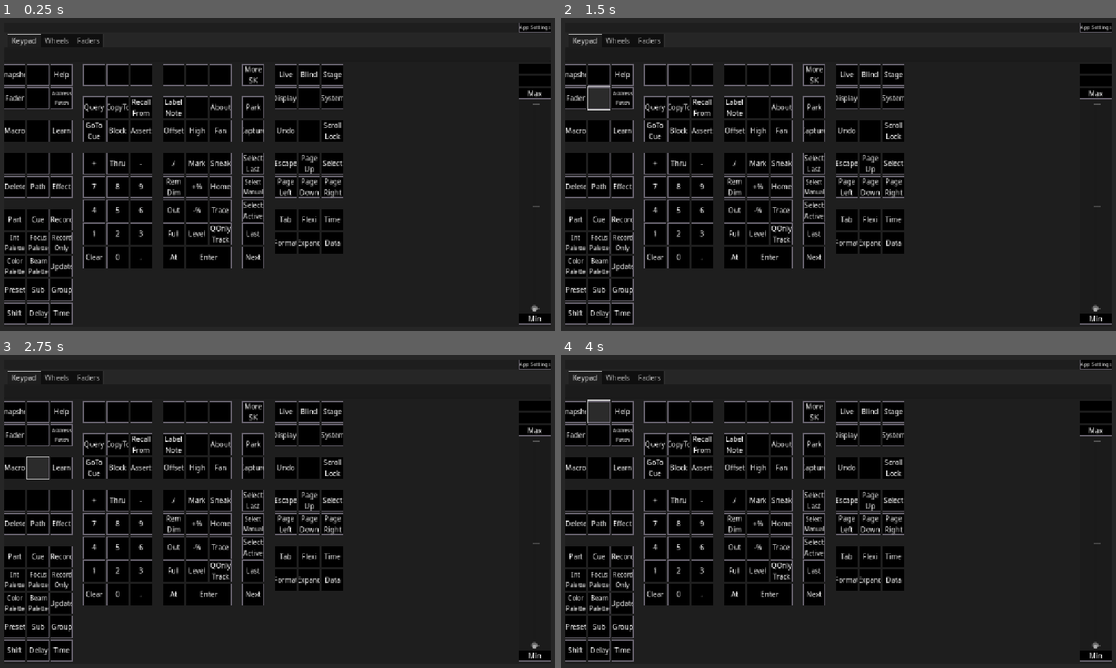
Above: before the commit, frames 1-4 (two rows, left to right).
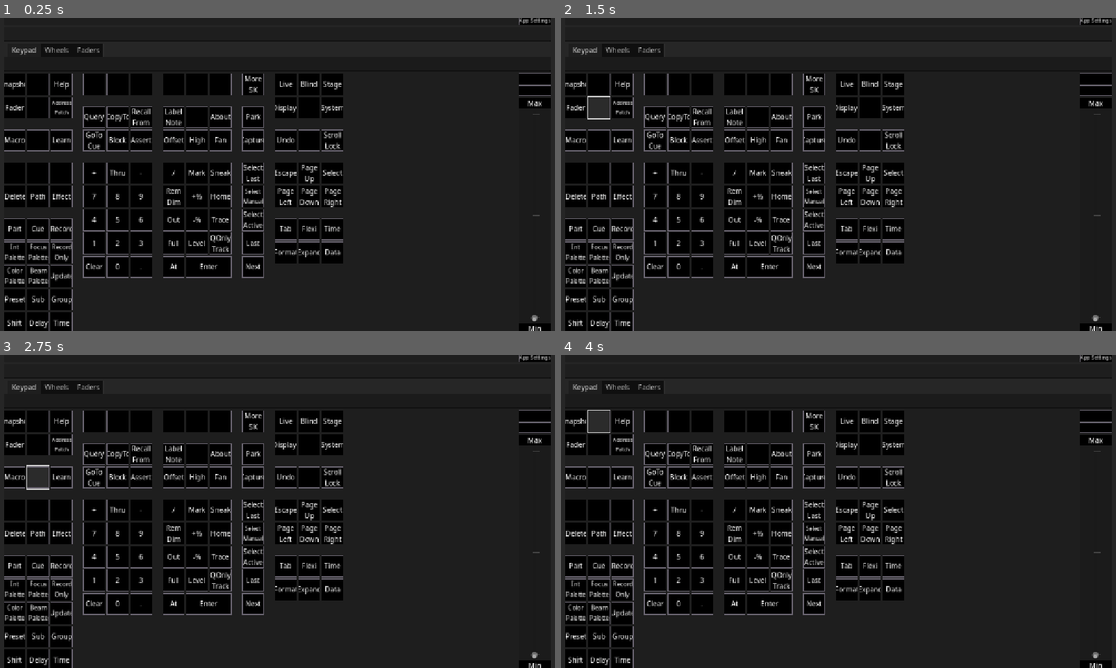
Above: after the commit, the same moments.

Repository: CoffeeCoder1/etc-eos-remote
Game: Godot game, scene res://scenes/main/main.tscn
The game is run twice, just before and just after one commit, with the same random seed, the same clock (stepped at 60 frames per second) and the same inputs.
Inputs (mouse positions are in pixels of both pictures, inside the frame that each line leads up to; where the layout moved, square brackets give the same spot in the first picture):
- Up to frame 1 (0.25 s): no input
- Up to frame 2 (1.5 s): click (599, 74) at 0.52 s; click (599, 99) at 1.27 s
- Up to frame 3 (2.75 s): click (38, 467) at 2.02 s
- Up to frame 4 (4 s): click (622, 508) [622, 498] at 2.75 s; click (599, 411) at 3.52 s

The runs differ from the first frame. In frame 1, 20% of the frame differs, in the area x 0-100%, y 0-100%; in frame 2, 20%; in frame 3, 20%; in frame 4, 20%.

Commit message:
Move the command line so it can be seen globally Doesn't look as nice but much more useful. Might find a way to move the tab bar back on top at some point.

Diff:
--- a/scenes/main/main.tscn
+++ b/scenes/main/main.tscn
@@ -6,7 +6,10 @@
 [ext_resource type="FontFile" uid="uid://dpqtehi0nif5p" path="res://assets/fonts/noto_emoji/NotoEmoji-VariableFont_wght.ttf" id="2_b1x3f"]
 [ext_resource type="PackedScene" uid="uid://cv50y2jxdoasn" path="res://scenes/panels/settings/settings.tscn" id="2_w362o"]
 [ext_resource type="PackedScene" uid="uid://5rbtyjxu8hl4" path="res://scenes/panels/wheels/wheels.tscn" id="4_jlbm2"]
+[ext_resource type="PackedScene" uid="uid://c3jfg213w48yq" path="res://scenes/elements/command_line/command_line.tscn" id="5_blune"]
 [ext_resource type="PackedScene" uid="uid://lowydp6qwkqd" path="res://scenes/panels/keypad/keypad.tscn" id="5_j6y4i"]
+[ext_resource type="Script" uid="uid://b2a32y5nqe6rt" path="res://scenes/elements/regex_syntax_highlighter/regex_highlight_symbol.gd" id="6_th5th"]
+[ext_resource type="Script" uid="uid://c58tchciwtatl" path="res://scenes/elements/regex_syntax_highlighter/regex_syntax_highlighter.gd" id="7_7smn1"]
 [ext_resource type="PackedScene" uid="uid://cv557earf34nf" path="res://scenes/panels/faders/faders.tscn" id="7_ecdne"]
 
 [sub_resource type="StyleBoxFlat" id="StyleBoxFlat_5n5nr"]
@@ -96,6 +99,21 @@
 
 [sub_resource type="StyleBoxEmpty" id="StyleBoxEmpty_hoj37"]
 
+[sub_resource type="Resource" id="Resource_6kiq1"]
+script = ExtResource("6_th5th")
+pattern = "((LIVE)|(BLIND)|(Patch Channel))((Cue)|(Staging Mode)|(Park)|(Preset)|(Event)|(Magic Sheet)|\\s|:)*:"
+color = Color(0.695503, 0.695503, 0.695503, 1)
+
+[sub_resource type="Resource" id="Resource_0r15m"]
+script = ExtResource("6_th5th")
+pattern = "(Error:).+"
+color = Color(1, 0, 0, 1)
+
+[sub_resource type="SyntaxHighlighter" id="SyntaxHighlighter_raeie"]
+script = ExtResource("7_7smn1")
+patterns = Array[ExtResource("6_th5th")]([SubResource("Resource_6kiq1"), SubResource("Resource_0r15m")])
+default_color = Color(1, 1, 1, 1)
+
 [node name="Main" type="Control"]
 layout_mode = 3
 anchors_preset = 15
@@ -148,6 +166,10 @@
 size_flags_horizontal = 10
 text = "App Settings"
 
+[node name="CommandLine" parent="PanelContainer/MarginContainer/VBoxContainer" instance=ExtResource("5_blune")]
+layout_mode = 2
+syntax_highlighter = SubResource("SyntaxHighlighter_raeie")
+
 [node name="TabContainer" type="TabContainer" parent="PanelContainer/MarginContainer/VBoxContainer"]
 layout_mode = 2
 size_flags_vertical = 3
Not shown: 1 places in scenes/main/main.tscn that only renumber resources
